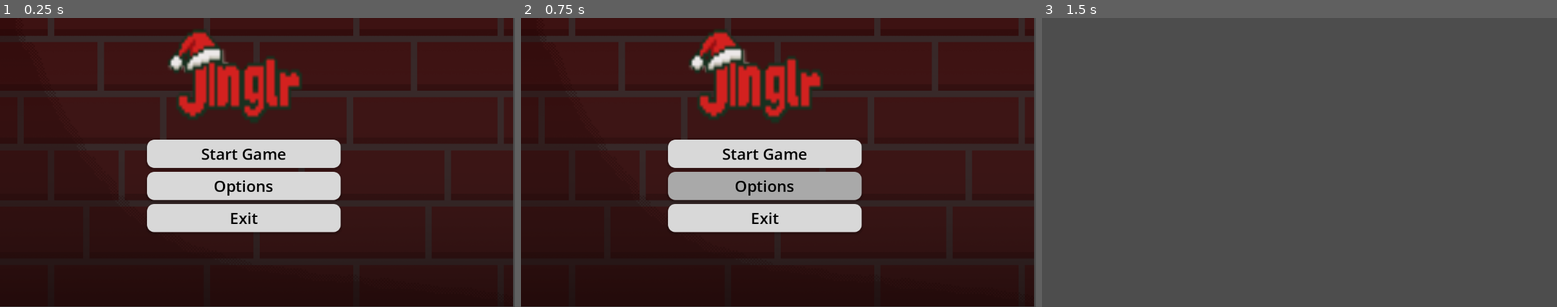
Above: before the commit, frames 1-3 (left to right).
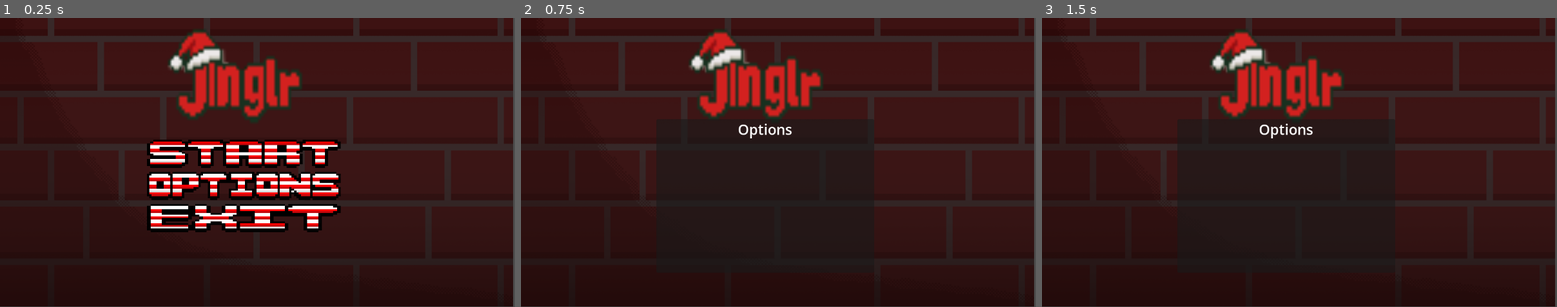
Above: after the commit, the same moments.

Repository: Jah-ye/SpillutviklingJinglr
Game: Godot game, scene res://main_menu.tscn
Same seed, same stepped clock (60 frames per second), same inputs: the game is played once before the commit and once after it.
Inputs (mouse positions are in pixels of both pictures, inside the frame that each line leads up to):
- Up to frame 1 (0.25 s): no input
- Up to frame 2 (0.75 s): click (763, 185) at 0.5 s
- Up to frame 3 (1.5 s): click (1284, 153) at 1.25 s, where only the run before the commit has a clickable "Start Game"

The runs differ from the first frame. In frame 1, 11% of the frame differs, in the area x 28-67%, y 42-75%; in frame 2, 11%; in frame 3, 99%, in the area x 0-100%, y 0-100%.

Commit message:
Options Menu
Replaced standard buttons with TextureButtons in the main menu and updated button textures for Start, Options, and Exit. Added new textures and import files, removed old OPTIONS.png, and updated main_menu.gd to toggle visibility between main buttons and options panel. The main_menu.tscn scene was restructured to support these changes, including the addition of an Options panel.

Diff:
--- a/spillverden/button.gd
+++ b/spillverden/button.gd
@@ -1,4 +1,4 @@
-extends Button
+extends TextureButton
 
 
 @export var target_scene: String = "res://SCENE1.tscn"
--- a/spillverden/main_menu.gd
+++ b/spillverden/main_menu.gd
@@ -1,9 +1,14 @@
 extends Control
+@onready var main_buttons: VBoxContainer = $MainButtons
+@onready var options: Panel = $Options
 
 
 # Called when the node enters the scene tree for the first time.
-func _ready() -> void:
-	pass # Replace with function body.
+
+
+func _ready():
+	main_buttons.visible = true
+	options.visible = false
 
 
 # Called every frame. 'delta' is the elapsed time since the previous frame.
@@ -13,10 +18,13 @@
 
 func _on_start_pressed() -> void:
 	print("Start pressed")
-
+	main_buttons.visible = false
+	options.visible = true
 
 func _on_Options_2_pressed() -> void:
 	print("Options pressed")
+	main_buttons.visible = false
+	options.visible = true
 
 
 func _on_Exit_3_pressed() -> void:
--- a/spillverden/main_menu.tscn
+++ b/spillverden/main_menu.tscn
@@ -1,45 +1,28 @@
-[gd_scene load_steps=11 format=3 uid="uid://78xeufwccsb3"]
+[gd_scene load_steps=13 format=3 uid="uid://78xeufwccsb3"]
 
 [ext_resource type="Script" uid="uid://csxm11wftjhvj" path="res://main_menu.gd" id="1_fu7sn"]
 [ext_resource type="Texture2D" uid="uid://hi6wqv17ftow" path="res://Logo.png" id="2_7vrkn"]
 [ext_resource type="Texture2D" uid="uid://bm0avbipenecw" path="res://Background.png" id="2_glbon"]
 [ext_resource type="Script" uid="uid://b0dulqht324g2" path="res://button.gd" id="3_jix8l"]
+[ext_resource type="Texture2D" uid="uid://c0yyq5fd4xggr" path="res://STart.png" id="3_nlkkf"]
+[ext_resource type="Texture2D" uid="uid://hhp3wqp262tm" path="res://OPTIONS 1.png" id="5_qe12f"]
+[ext_resource type="Texture2D" uid="uid://bmfu1ucitahik" path="res://EXIT.png" id="6_qe12f"]
 
 [sub_resource type="StyleBoxTexture" id="StyleBoxTexture_7vrkn"]
 texture = ExtResource("2_glbon")
 modulate_color = Color(0.48374587, 0.48374587, 0.4837457, 1)
 
-[sub_resource type="StyleBoxFlat" id="StyleBoxFlat_7vrkn"]
-bg_color = Color(0.8474744, 0.84747446, 0.84747446, 1)
-corner_radius_top_left = 16
-corner_radius_top_right = 16
-corner_radius_bottom_right = 16
-corner_radius_bottom_left = 16
-shadow_color = Color(0, 0, 0, 0.20392157)
-shadow_size = 5
-shadow_offset = Vector2(0, 3.41)
+[sub_resource type="AtlasTexture" id="AtlasTexture_8qtwp"]
+atlas = ExtResource("3_nlkkf")
+region = Rect2(33, 56, 61, 16)
 
-[sub_resource type="StyleBoxFlat" id="StyleBoxFlat_fu7sn"]
-bg_color = Color(0.74978, 0.74978, 0.74977994, 1)
-corner_radius_top_left = 16
-corner_radius_top_right = 16
-corner_radius_bottom_right = 16
-corner_radius_bottom_left = 16
-shadow_color = Color(0, 0, 0, 0.20392157)
-shadow_size = 5
-shadow_offset = Vector2(0, 3.41)
+[sub_resource type="AtlasTexture" id="AtlasTexture_dy7ct"]
+atlas = ExtResource("5_qe12f")
+region = Rect2(25, 54, 83, 15)
 
-[sub_resource type="StyleBoxFlat" id="StyleBoxFlat_jix8l"]
-bg_color = Color(0.66245234, 0.66245234, 0.6624523, 1)
-corner_radius_top_left = 16
-corner_radius_top_right = 16
-corner_radius_bottom_right = 16
-corner_radius_bottom_left = 16
-shadow_color = Color(0, 0, 0, 0.20392157)
-shadow_size = 5
-shadow_offset = Vector2(0, 3.41)
-
-[sub_resource type="StyleBoxEmpty" id="StyleBoxEmpty_7vrkn"]
+[sub_resource type="AtlasTexture" id="AtlasTexture_0o4t1"]
+atlas = ExtResource("6_qe12f")
+region = Rect2(40, 54, 52, 16)
 
 [sub_resource type="StyleBoxTexture" id="StyleBoxTexture_fu7sn"]
 texture = ExtResource("2_7vrkn")
@@ -69,7 +52,7 @@
 grow_vertical = 2
 theme_override_styles/panel = SubResource("StyleBoxTexture_7vrkn")
 
-[node name="VBoxContainer" type="VBoxContainer" parent="."]
+[node name="MainButtons" type="VBoxContainer" parent="."]
 layout_mode = 1
 anchors_preset = 8
 anchor_left = 0.5
@@ -84,48 +67,28 @@
 grow_vertical = 2
 theme_override_constants/separation = 9
 
-[node name="Button" type="Button" parent="VBoxContainer"]
+[node name="Button" type="TextureButton" parent="MainButtons"]
+texture_filter = 1
 layout_mode = 2
 size_flags_vertical = 3
-theme_override_colors/font_color = Color(0, 0, 0, 1)
-theme_override_colors/font_focus_color = Color(0, 0, 0, 1)
-theme_override_colors/font_pressed_color = Color(0, 0, 0, 1)
-theme_override_colors/font_hover_color = Color(0, 0, 0, 1)
-theme_override_font_sizes/font_size = 35
-theme_override_styles/normal = SubResource("StyleBoxFlat_7vrkn")
-theme_override_styles/pressed = SubResource("StyleBoxFlat_fu7sn")
-theme_override_styles/hover = SubResource("StyleBoxFlat_jix8l")
-theme_override_styles/focus = SubResource("StyleBoxEmpty_7vrkn")
-text = "Start Game"
+texture_normal = SubResource("AtlasTexture_8qtwp")
+stretch_mode = 0
 script = ExtResource("3_jix8l")
 
-[node name="Button2" type="Button" parent="VBoxContainer"]
+[node name="Button2" type="TextureButton" parent="MainButtons"]
+texture_filter = 1
 layout_mode = 2
 size_flags_vertical = 3
-theme_override_colors/font_color = Color(0, 0, 0, 1)
-theme_override_colors/font_focus_color = Color(0, 0, 0, 1)
-theme_override_colors/font_pressed_color = Color(0, 0, 0, 1)
-theme_override_colors/font_hover_color = Color(0, 0, 0, 1)
-theme_override_font_sizes/font_size = 35
-theme_override_styles/normal = SubResource("StyleBoxFlat_7vrkn")
-theme_override_styles/pressed = SubResource("StyleBoxFlat_fu7sn")
-theme_override_styles/hover = SubResource("StyleBoxFlat_jix8l")
-theme_override_styles/focus = SubResource("StyleBoxEmpty_7vrkn")
-text = "Options"
+texture_normal = SubResource("AtlasTexture_dy7ct")
+stretch_mode = 0
 
-[node name="Button3" type="Button" parent="VBoxContainer"]
+[node name="Button3" type="TextureButton" parent="MainButtons"]
+texture_filter = 1
 layout_mode = 2
 size_flags_vertical = 3
-theme_override_colors/font_color = Color(0, 0, 0, 1)
-theme_override_colors/font_focus_color = Color(0, 0, 0, 1)
-theme_override_colors/font_pressed_color = Color(0, 0, 0, 1)
-theme_override_colors/font_hover_color = Color(0, 0, 0, 1)
-theme_override_font_sizes/font_size = 35
-theme_override_styles/normal = SubResource("StyleBoxFlat_7vrkn")
-theme_override_styles/pressed = SubResource("StyleBoxFlat_fu7sn")
-theme_override_styles/hover = SubResource("StyleBoxFlat_jix8l")
-theme_override_styles/focus = SubResource("StyleBoxEmpty_7vrkn")
-text = "Exit"
+texture_normal = SubResource("AtlasTexture_0o4t1")
+ignore_texture_size = true
+stretch_mode = 0
 
 [node name="Panel2" type="Panel" parent="."]
 layout_mode = 0
@@ -135,6 +98,31 @@
 offset_bottom = -64.0
 theme_override_styles/panel = SubResource("StyleBoxTexture_fu7sn")
 
-[connection signal="pressed" from="VBoxContainer/Button" to="." method="_on_start_pressed"]
-[connection signal="pressed" from="VBoxContainer/Button2" to="." method="_on_Options_2_pressed"]
-[connection signal="pressed" from="VBoxContainer/Button3" to="." method="_on_Exit_3_pressed"]
+[node name="Options" type="Panel" parent="."]
+layout_mode = 1
+anchors_preset = 8
+anchor_left = 0.5
+anchor_top = 0.5
+anchor_right = 0.5
+anchor_bottom = 0.5
+offset_left = -402.0
+offset_top = -177.0
+offset_right = 85.0
+offset_bottom = 167.0
+grow_horizontal = 2
+grow_vertical = 2
+
+[node name="Label" type="Label" parent="Options"]
+layout_mode = 1
+anchors_preset = 10
+anchor_right = 1.0
+offset_bottom = 41.0
+grow_horizontal = 2
+theme_override_font_sizes/font_size = 32
+text = "Options"
+horizontal_alignment = 1
+vertical_alignment = 1
+
+[connection signal="pressed" from="MainButtons/Button" to="." method="_on_start_pressed"]
+[connection signal="pressed" from="MainButtons/Button2" to="." method="_on_Options_2_pressed"]
+[connection signal="pressed" from="MainButtons/Button3" to="." method="_on_Exit_3_pressed"]
Binary file added: spillverden/EXIT.png
Not shown, added: spillverden/EXIT.png.import
Binary file added: spillverden/OPTIONS 1.png
Not shown, changed: spillverden/OPTIONS 1.png.import
Binary file removed: spillverden/OPTIONS.png
Binary file added: spillverden/STart.png
Not shown, added: spillverden/STart.png.import
Not shown: 1 places in spillverden/node_2d.tscn that only renumber resources
Not shown, added: .DS_Store
